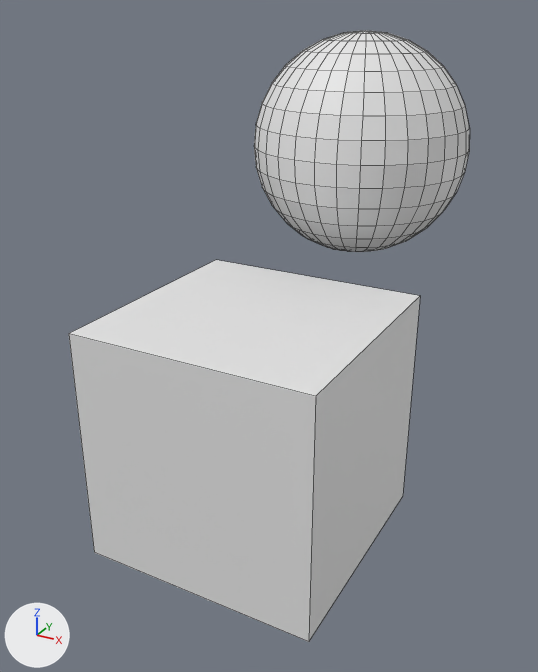
The FBX model projects/MantraxGame/Content/Cube.fbx: old version first, new version second.
One viewpoint serves both versions: a 50 mm lens placed at (2.7, -4.68, 3.18), pointed at (-0.23, 0.63, 0.52). Arrows for +X, +Y and +Z are at lower left; the lights stay in place. Mesh edges are drawn as thin lines.
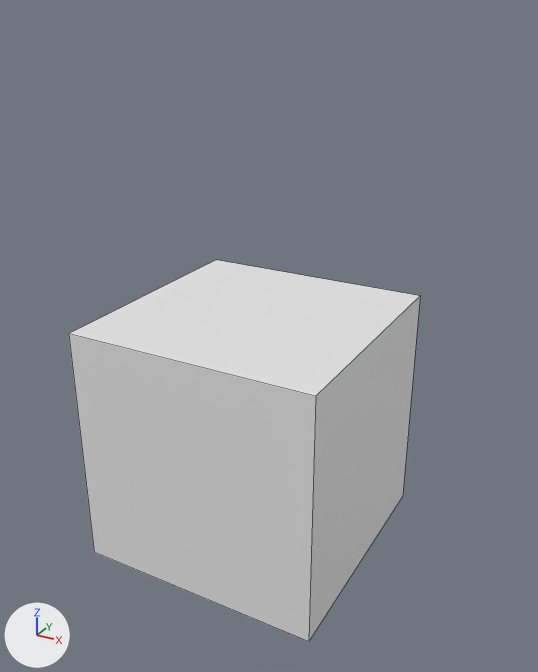
Location of each change, [x1, y1, x2, y2] in pixels of the pictures (538 x 672 px):
'Sphere', deleted: before [254, 30, 470, 252]

What changed in the scene script:
```text
Remove ob_sphere:
    ob_sphere = bpy.data.objects.new('Sphere', me_sphere)
    ob_sphere.location = (0.0, 2.0, 2.0)
```
